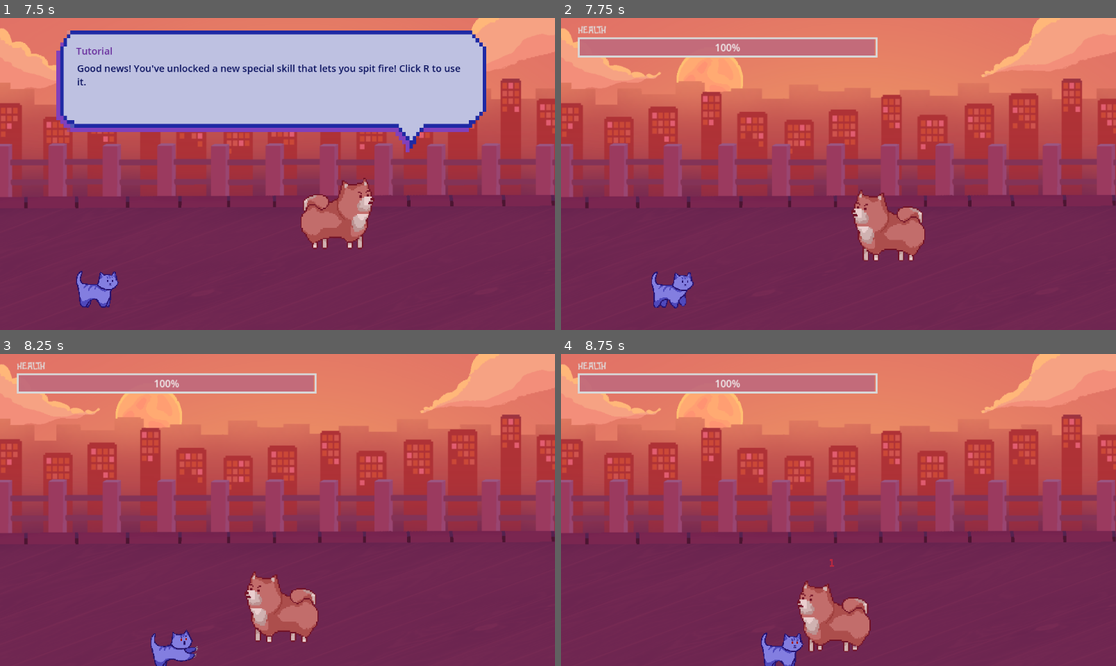
Above: before the commit, frames 1-4 (two rows, left to right).
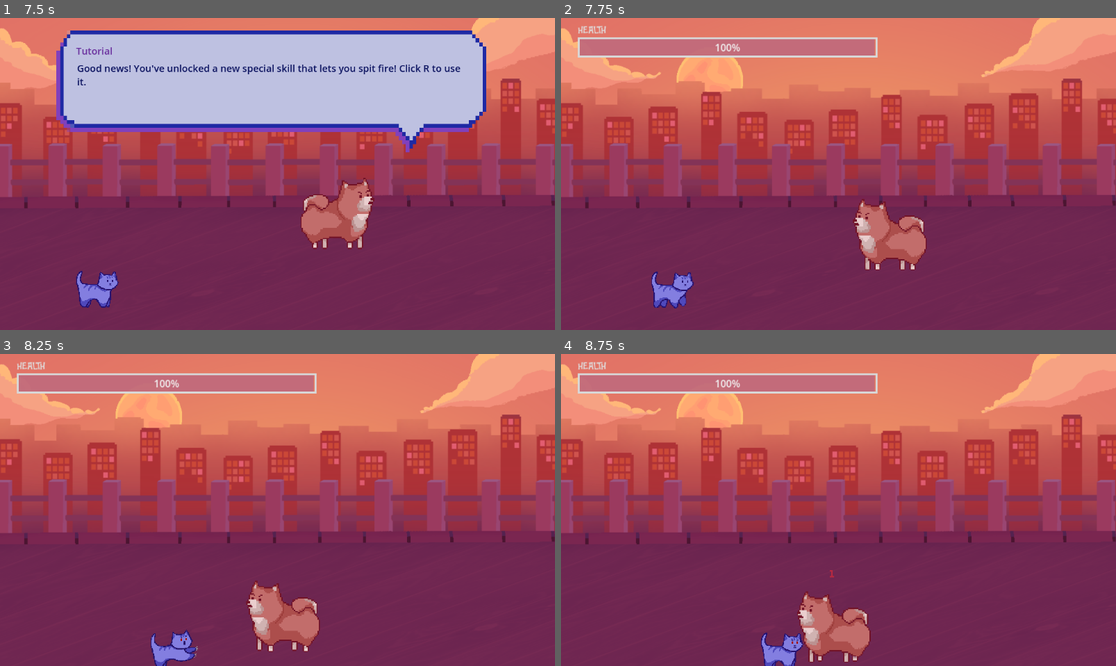
Above: after the commit, the same moments.

Repository: purple-affogato/magic-xmas-cat-game
Game: Godot game, scene res://future_level.tscn
The game is run twice, just before and just after one commit, with the same random seed, the same clock (stepped at 60 frames per second) and the same inputs. This scene is started directly instead of the project's main scene.
Inputs:
- Up to frame 1 (7.5 s): tap Enter (ui_accept) at 0.5, 0.77, 1.25, 1.52, 3.02, 3.77, 4.52, 6.02, 6.5, 6.77, 7.25 s; hold Right (ui_right) 0.53-1.28 s; tap Q (normal_attack) every 0.75 s from 0.6 to 7.35 s; hold Down (ui_down) 1.28-2.03 s; hold Right (ui_right) 2.03-2.78 s; hold Up (ui_up) 2.78-3.53 s; hold Left (ui_left) 3.53-5.03 s; hold Down (ui_down) 5.03-5.78 s; hold Right (ui_right) 5.78-6.53 s; hold Up (ui_up) 6.53-7.28 s; hold Right (ui_right) from 7.28 s (still down)
- Up to frame 2 (7.75 s): keep holding Right (ui_right); tap Enter (ui_accept) at 7.52 s
- Up to frame 3 (8.25 s): release Right (ui_right) at 8.03 s; hold Down (ui_down) from 8.03 s (still down); tap Q (normal_attack) at 8.1 s
- Up to frame 4 (8.75 s): keep holding Down (ui_down)

Frame 1 is identical in both runs. In frame 2, 1.7% of the frame differs, in the area x 52-66%, y 55-81%; in frame 3, 1.7%; in frame 4, 1.9%, in the area x 42-56%, y 65-99%.

Commit message:
small adjustments :D

Diff:
--- a/future_level.gd
+++ b/future_level.gd
@@ -43,6 +43,7 @@
 	elif ph == Phase.BATTLE:
 		if boss_dead:
 			$Cat.set_process(false)
+			$Cat/AnimatedSprite2D.play("idle")
 			dia.visible = true
 			dia.start_reading(end_dia)
 			ph = Phase.END
--- a/future_level.tscn
+++ b/future_level.tscn
@@ -8,7 +8,7 @@
 [ext_resource type="PackedScene" uid="uid://bq2ne2yrd7j65" path="res://dog.tscn" id="6_b18mg"]
 
 [sub_resource type="RectangleShape2D" id="RectangleShape2D_wfih1"]
-size = Vector2(1179, 354)
+size = Vector2(1179, 405)
 
 [sub_resource type="RectangleShape2D" id="RectangleShape2D_dhv2b"]
 size = Vector2(71, 675)
@@ -30,7 +30,7 @@
 [node name="blockades" type="StaticBody2D" parent="."]
 
 [node name="top" type="CollisionShape2D" parent="blockades"]
-position = Vector2(574, 126)
+position = Vector2(574, 151.5)
 shape = SubResource("RectangleShape2D_wfih1")
 
 [node name="left" type="CollisionShape2D" parent="blockades"]
--- a/past_level.gd
+++ b/past_level.gd
@@ -49,6 +49,7 @@
 		if kills >= 5:
 			remove_enemies()
 			$Cat.set_process(false)
+			$Cat/AnimatedSprite2D.play("idle")
 			dia.visible = true
 			dia.start_reading(end_dia)
 			ph = Phase.END
--- a/present_level.gd
+++ b/present_level.gd
@@ -43,9 +43,10 @@
 			player_hp.visible = true
 			$SpawnTimer.start()
 	elif ph == Phase.BATTLE:
-		if kills >= 9:
+		if kills >= 8:
 			remove_enemies()
 			$Cat.set_process(false)
+			$Cat/AnimatedSprite2D.play("idle")
 			dia.visible = true
 			dia.start_reading(end_dia)
 			ph = Phase.END
